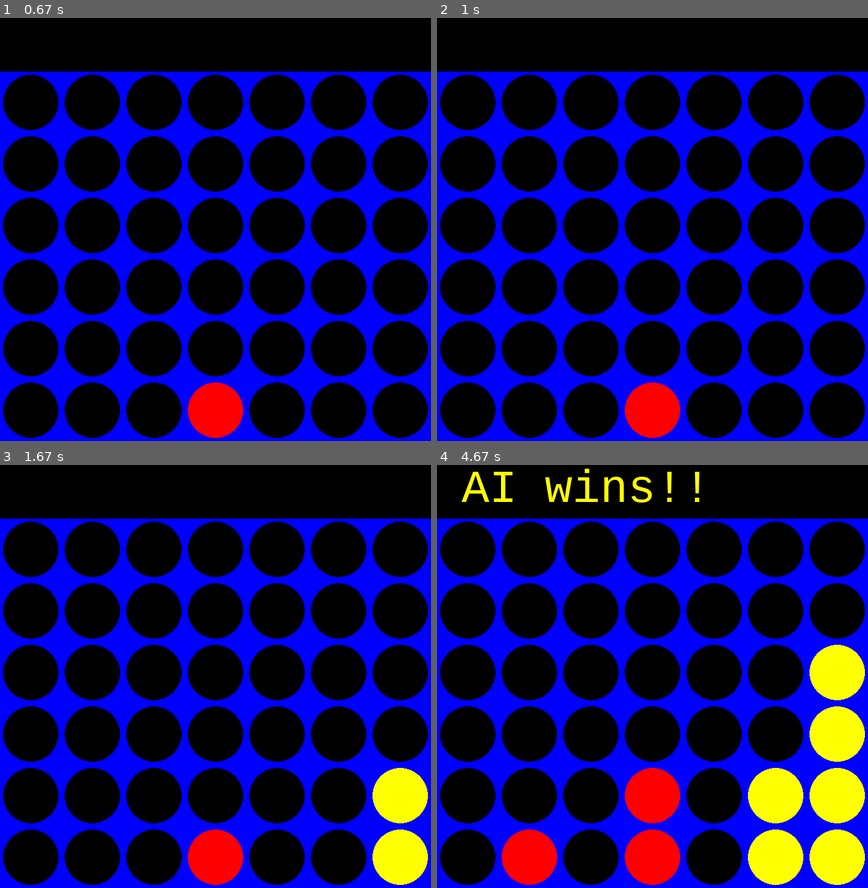
Above: before the commit, frames 1-4 (two rows, left to right).
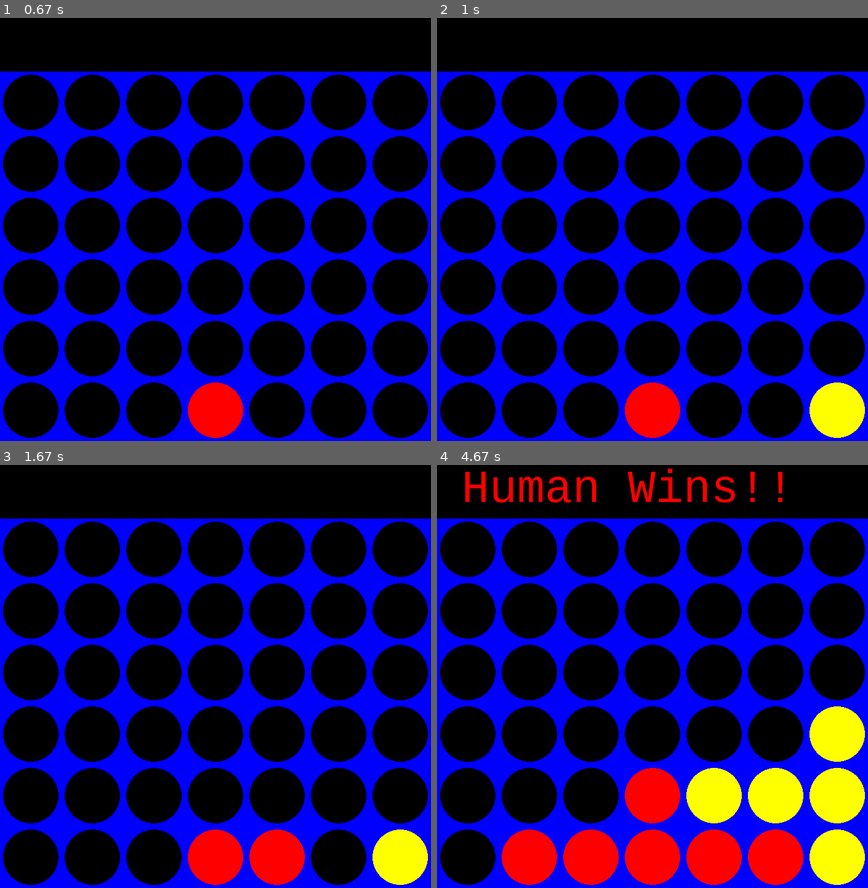
Above: after the commit, the same moments.

Repository: sam-coleman/Connect_4
Game: pygame game, started from connect4_pygame.py
Same seed, same stepped clock (60 frames per second), same inputs: the game is played once before the commit and once after it.
Inputs (mouse positions are in pixels of both pictures, inside the frame that each line leads up to):
- Up to frame 1 (0.67 s): click (215, 225) at 0.38 s
- Up to frame 2 (1 s): no input
- Up to frame 3 (1.67 s): click (267, 710) at 1.22 s
- Up to frame 4 (4.67 s): click (652, 727) at 1.88 s; click (803, 786) at 2.72 s; click (527, 587) at 3.62 s; click (587, 799) at 4.28 s

Frame 1 is identical in both runs. In frame 2, 1.3% of the frame differs, in the area x 86-100%, y 86-100%; in frame 3, 2.6%; in frame 4, 8.8%, in the area x 5-100%, y 0-100%.

Commit message:
Fix pygame

Diff:
--- a/connect4_pygame.py
+++ b/connect4_pygame.py
@@ -142,14 +142,9 @@
 						draw_board(board)
 
 
-		# # Ask for Player 2 Input
-		if turn == AI and not game_over:
-			col = ai.minimax(np.flip(board, 0), AI, 4, -math.inf, math.inf)[1] # move is the column
-
-			if is_valid_location(board, col):
-				pygame.time.wait(500)
-				row = get_next_open_row(board, col)
-				drop_piece(board, row, col, AI)
+			# # Ask for Player 2 Input
+			if turn == AI and not game_over:
+				col = ai.minimax(np.flip(board, 0), AI, 4, -math.inf, math.inf)[1] # move is the column
 
 				if is_valid_location(board, col):
 					pygame.time.wait(500)
